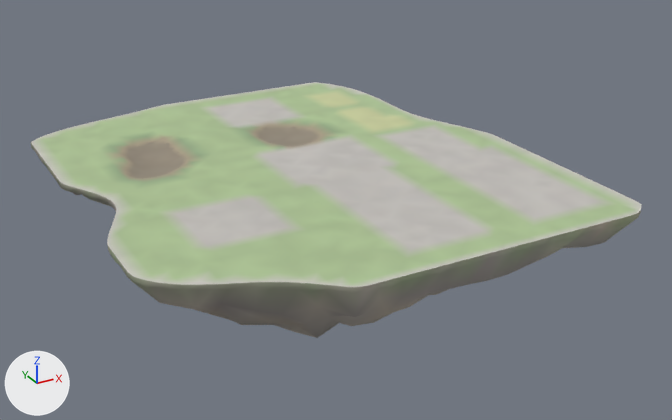
The glTF model godot_project/remake/sky/islands/SKY-016.rock.glb, before and after one commit.
The view is the same before and after, from a camera (50 mm lens) standing at (-110.8, -217.2, 93.1) and looking at (8.9, 0.4, -15.7). Arrows for +X, +Y and +Z are at lower left; the lights stay in place. The older version comes first.

The scene before the commit, as lines of its bpy script (objects in view):
```python
me_deck_col = bpy.data.meshes.new('deck-col')
me_deck_col.from_pydata(...)  # 1235 vertices, 2305 faces; spans x -63.9..61.2, y -68.9..73.6, z -2.2..0.0
me_deck_col.materials.append(mat_sky_deck)
me_rock = bpy.data.meshes.new('rock')
me_rock.from_pydata(...)  # 734 vertices, 1303 faces; spans x -63.9..61.2, y -68.9..73.6, z -45.8..0.0
me_rock.materials.append(mat_sky_rock)
ob_deck_col = bpy.data.objects.new('deck-col', me_deck_col)
ob_deck_col.location = (0.0, 0.0, 0.0)
ob_rock = bpy.data.objects.new('rock', me_rock)
ob_rock.location = (0.0, 0.0, 0.0)
```
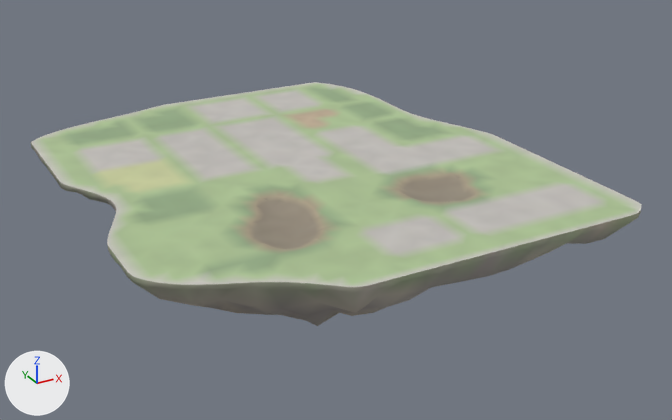
Where the change shows, as pixel boxes (x1, y1, x2, y2) in the pictures (672 x 420 px; the box of a moved part takes in the faces that stretch with it):
'rock', reshaped (6% shorter): before (31, 143, 642, 338); after (31, 143, 642, 326)
part 1 of me_deck_col, built on: before (99, 134, 205, 182); after (99, 132, 205, 182)
part 2 of me_deck_col, cut back: before (220, 185, 346, 261); after (226, 188, 346, 257)
part 3 of me_deck_col, built on: before (230, 118, 341, 153); after (230, 116, 341, 150)
part 4 of me_deck_col, cut back: (375, 163, 497, 209) in both
part 5 of me_deck_col, recoloured: (63, 85, 564, 276) in both
part 6 of me_rock, moved or reshaped: before (69, 191, 631, 338); after (71, 191, 631, 326)

The edits, one by one:
me_deck_col is used by ob_deck_col; location (0.0, 0.0, 0.0).
me_deck_col had 1235 vertices, 2305 faces and spanned x -63.9..61.2, y -68.9..73.6, z -2.2..0.0.
me_deck_col now has 1235 vertices, 2305 faces and spans x -63.9..61.2, y -68.9..73.6, z -2.0..0.0.
me_deck_col part 1: 11 vertices moved from x -39.9..-26.9, y 17.7..42.4, z -2.2..-0.5 to x -39.9..-27.9, y 17.6..41.6, z 0.0; 93 vertices removed from x -47.9..-26.8, y 13.6..42.3, z -2.1..-0.1; 28 vertices added at x -47.9..-27.9, y 13.6..41.6, z 0.0.
me_deck_col part 2: 13 vertices moved from x -31.9..-15.9, y -42.4..-22.4, z 0.0 to x -33.0..-15.9, y -42.4..-22.4, z -2.0..-0.6; 26 vertices removed from x -31.9..-11.9, y -46.4..-14.4, z 0.0; 91 vertices added at x -32.8..-11.9, y -46.4..-13.8, z -2.0..-0.1.
me_deck_col part 3: 8 vertices moved from x -3.9..12.1, y 16.3..33.6, z -1.6..-0.1 to x -3.9..12.1, y 17.6..33.6, z 0.0; 74 vertices removed from x -3.9..16.5, y 16.7..38.6, z -1.6..-0.1; 22 vertices added at x -3.9..16.1, y 17.6..37.6, z 0.0.
me_deck_col part 4: 10 vertices moved from x 16.1..28.1, y -38.4..-26.4, z 0.0 to x 16.1..29.1, y -39.3..-30.4, z -2.0..-0.4; 19 vertices removed from x 12.1..32.1, y -42.4..-22.4, z 0.0; 71 vertices added at x 11.8..33.0, y -42.4..-20.9, z -2.0..-0.1.
me_deck_col part 5: 670 kept faces spanning x -55.9..56.1, y -62.4..69.6, z -2.0..0.0 get new vertex colours.
me_rock is used by ob_rock; location (0.0, 0.0, 0.0).
me_rock had 734 vertices, 1303 faces and spanned x -63.9..61.2, y -68.9..73.6, z -45.8..0.0.
me_rock now has 734 vertices, 1303 faces and spans x -63.9..61.2, y -68.9..73.6, z -39.5..0.0.
me_rock part 6: 408 of 734 vertices moved; they spanned x -57.9..56.1, y -64.4..67.6, z -45.8..-4.7 and now span x -57.9..56.1, y -64.4..67.6, z -39.5..-4.3; mean shift (0.0, 0.0, 2.4); largest move (8.1, 31.6, -45.8) -> (8.1, 31.6, -39.5).
